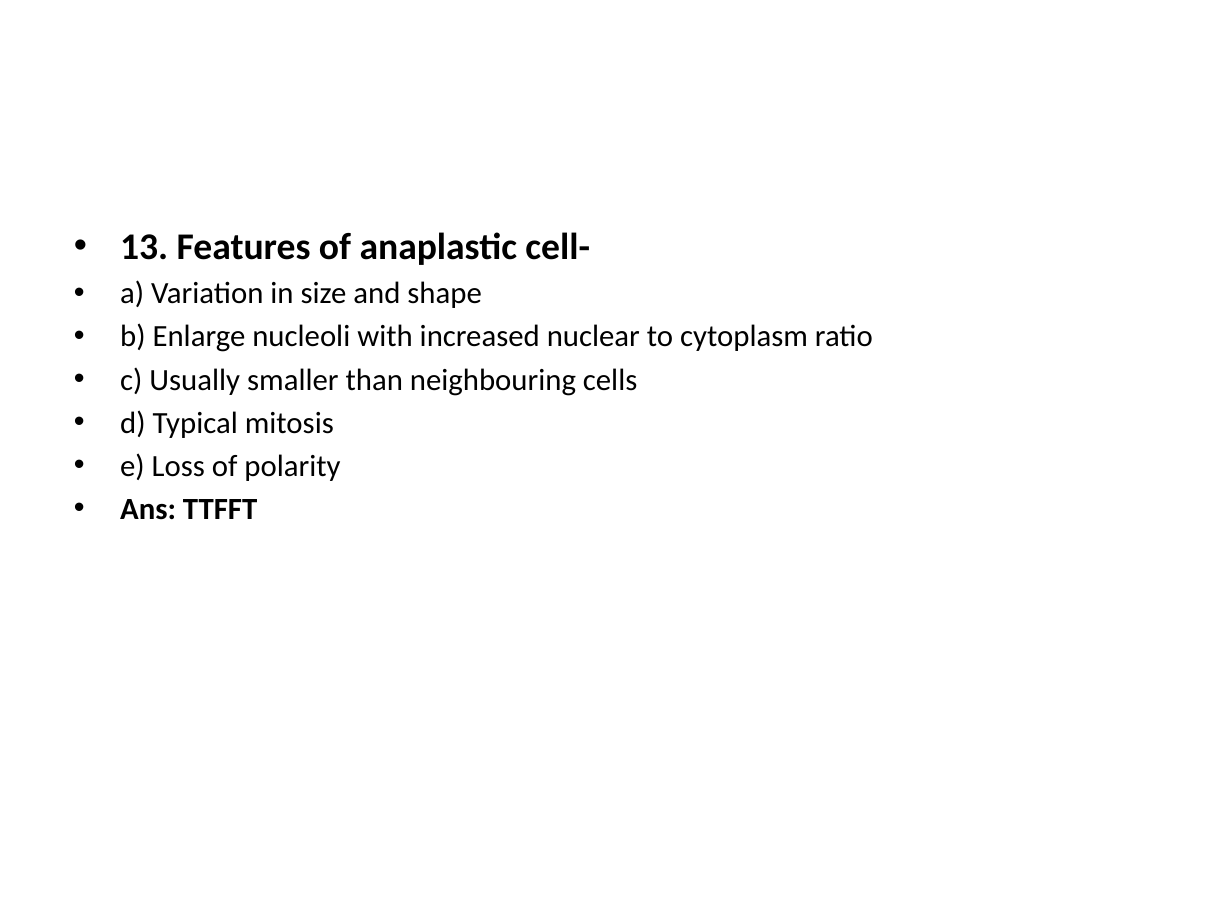
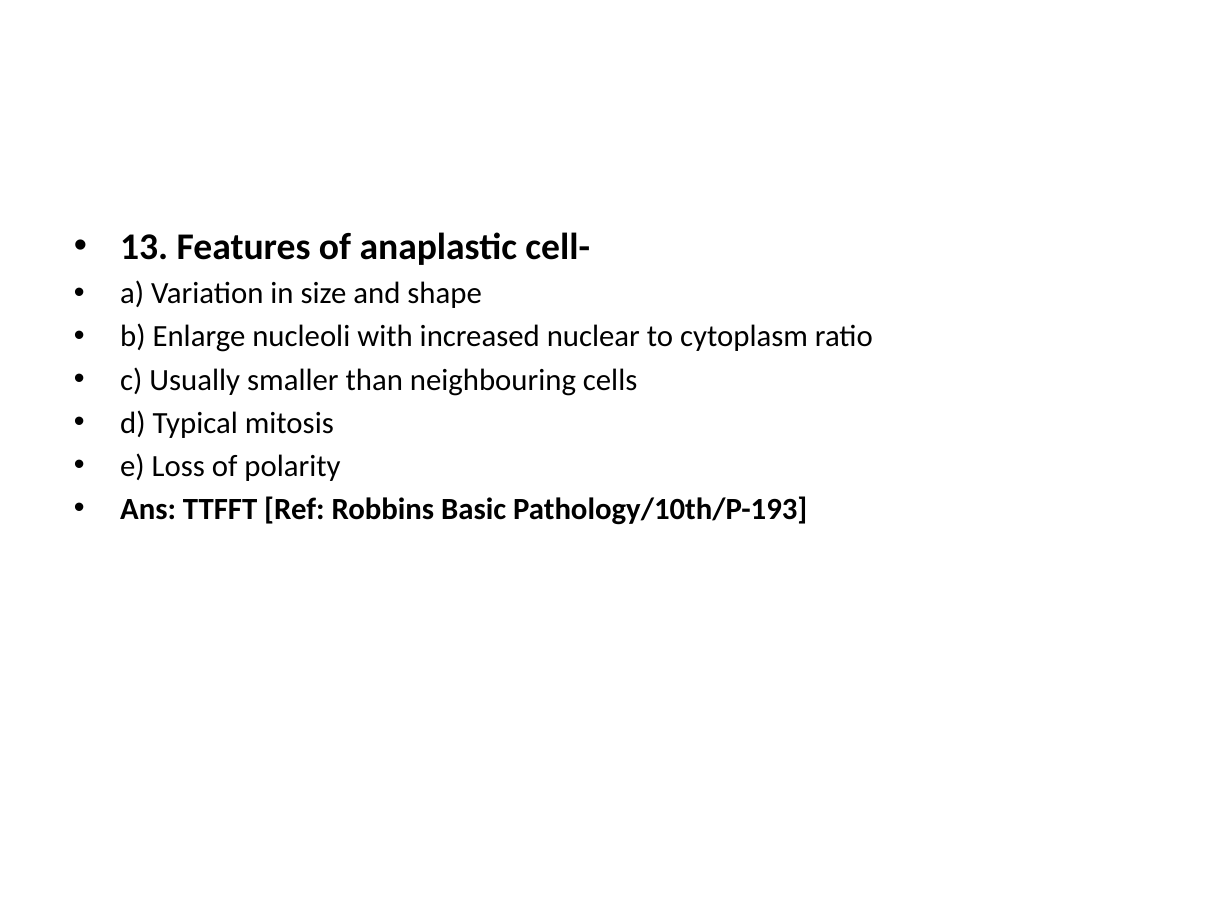
Before and after one commit to jahirulislammolla/exam_power_point, a slide deck: slide 25 of Cell_Injury___Adaptation__Inflammation___Healing___Hemodynamic_Exam__Gynae_July_25__C.pptx. Drawn at 1232x924 pixels with LibreOffice and Linux fonts; fonts in the diff are those of the drawing. Boxes give left, top, right and bottom in pixels: in the first picture for what was removed or moved away, otherwise in the second. Text is boxed around its words. In the diff, an @@ line names an element or a change of style, - is before the commit and + after.

```diff
--- a/Cell_Injury___Adaptation__Inflammation___Healing___Hemodynamic_Exam__Gynae_July_25__C.pptx
+++ b/Cell_Injury___Adaptation__Inflammation___Healing___Hemodynamic_Exam__Gynae_July_25__C.pptx
@@ text at (120, 496, 807, 525): text changed @@
-• Ans: TTFFT
+• Ans: TTFFT [Ref: Robbins Basic Pathology/10th/P-193]
```
Also in this commit, not shown: 90 other slides changed, 11 other files.
